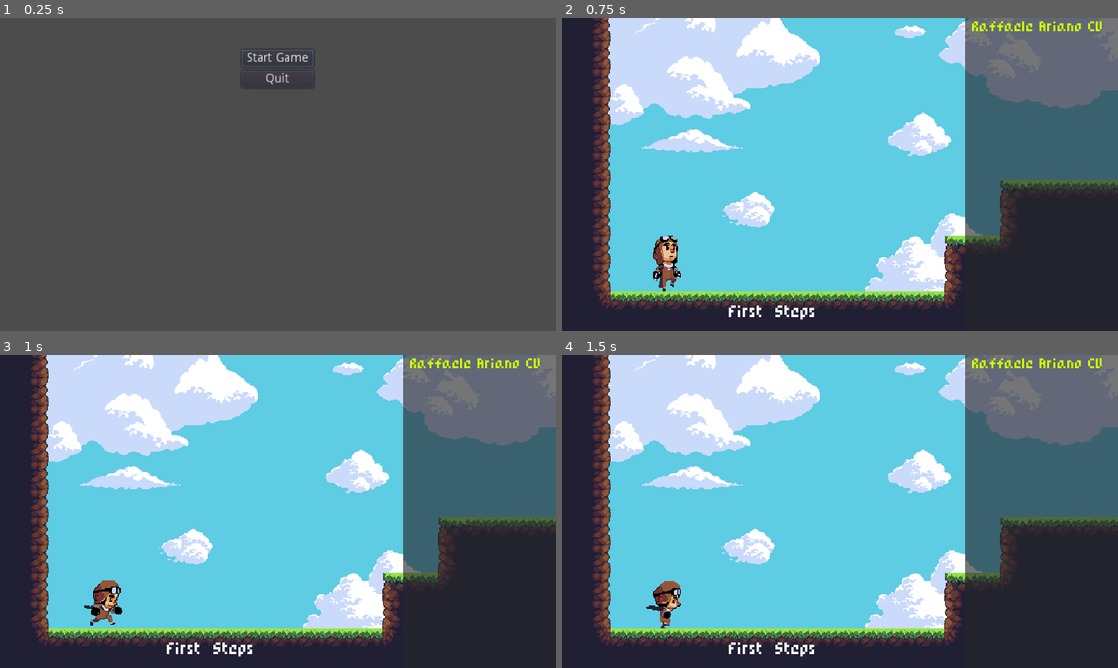
Above: before the commit, frames 1-4 (two rows, left to right).
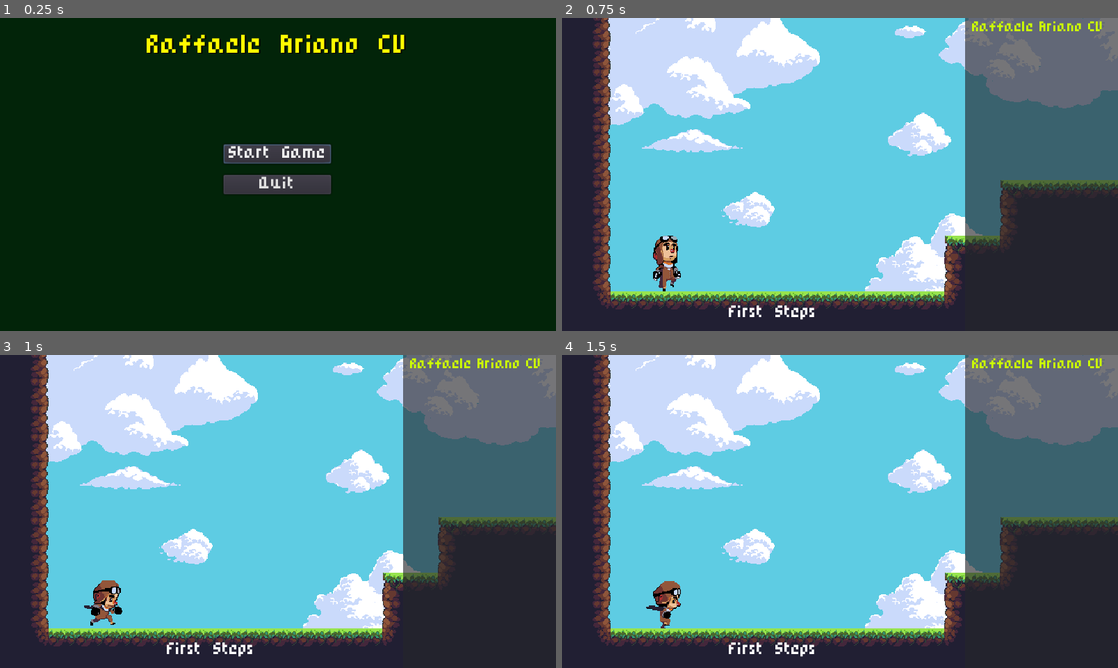
Above: after the commit, the same moments.

Repository: batraffo/cv_godot
Game: Godot game, scene res://ui/StartScreen.tscn
Same seed, same stepped clock (60 frames per second), same inputs: the game is played once before the commit and once after it. Sound files missing from this copy of the repository are replaced by a short silence.
Inputs:
- Up to frame 1 (0.25 s): no input
- Up to frame 2 (0.75 s): click "Start Game" at 0.5 s
- Up to frame 3 (1 s): no input
- Up to frame 4 (1.5 s): tap Enter at 1.25 s; hold Right (ui_right) from 1.28 s (still down); hold Space (hadoken) from 1.28 s (still down)

The runs differ from the first frame. In frame 1, 98% of the frame differs, in the area x 0-100%, y 0-100%; in frame 2, nothing differs; in frame 3, nothing differs; in frame 4, nothing differs.

Commit message:
all ready, only waiting for the sprites

Diff:
--- a/ui/Credits.gd
+++ b/ui/Credits.gd
@@ -48,7 +48,7 @@
 			$AnimationPlayer.play("Credits")
 		3:
 			$HBoxContainer/Panel/VBoxContainer/What.text="Special Thanks"
-			$HBoxContainer/Panel/VBoxContainer/Who.text="Open"
+			$HBoxContainer/Panel/VBoxContainer/Who.text="Open Pixel Project\ndogchiken - opengameart.org"
 			$AnimationPlayer.play("Credits")
 		CREDIT_SCENE_MAX:
 			$HBoxContainer/Panel/VBoxContainer/What.add_color_override("font_color", Color( 0.5, 1, 0, 1 ))
--- a/ui/Credits.tscn
+++ b/ui/Credits.tscn
@@ -14,7 +14,7 @@
 
 [sub_resource type="Animation" id=3]
 resource_name = "Credits"
-length = 5.5
+length = 6.0
 tracks/0/type = "value"
 tracks/0/path = NodePath("HBoxContainer/Panel/VBoxContainer:modulate")
 tracks/0/interp = 1
@@ -22,7 +22,7 @@
 tracks/0/imported = false
 tracks/0/enabled = true
 tracks/0/keys = {
-"times": PoolRealArray( 0, 1, 4, 5 ),
+"times": PoolRealArray( 0, 1, 5, 5.5 ),
 "transitions": PoolRealArray( 1, 1, 1, 1 ),
 "update": 0,
 "values": [ Color( 1, 1, 1, 0 ), Color( 1, 1, 1, 1 ), Color( 1, 1, 1, 1 ), Color( 1, 1, 1, 0 ) ]
--- a/ui/StartScreen.tscn
+++ b/ui/StartScreen.tscn
@@ -1,12 +1,28 @@
-[gd_scene load_steps=2 format=2]
+[gd_scene load_steps=6 format=2]
 
 [ext_resource path="res://StartScreen.gd" type="Script" id=1]
+[ext_resource path="res://assets/PixelRPG.ttf" type="DynamicFontData" id=2]
+
+[sub_resource type="DynamicFont" id=1]
+size = 25
+font_data = ExtResource( 2 )
+
+[sub_resource type="DynamicFont" id=2]
+font_data = ExtResource( 2 )
+
+[sub_resource type="DynamicFont" id=3]
+font_data = ExtResource( 2 )
 
 [node name="StartScreen" type="Node"]
 script = ExtResource( 1 )
 
-[node name="BGGraphics" type="Sprite" parent="."]
-centered = false
+[node name="BGGraphics" type="Panel" parent="."]
+modulate = Color( 0.0705882, 1, 0.215686, 1 )
+anchor_right = 1.0
+anchor_bottom = 1.0
+__meta__ = {
+"_edit_use_anchors_": false
+}
 
 [node name="MarginContainer" type="MarginContainer" parent="."]
 anchor_right = 1.0
@@ -20,31 +36,41 @@
 }
 
 [node name="VBoxContainer" type="VBoxContainer" parent="MarginContainer"]
-margin_left = 278.0
+margin_left = 168.0
 margin_top = 20.0
-margin_right = 361.0
+margin_right = 472.0
 margin_bottom = 340.0
 size_flags_horizontal = 4
-custom_constants/separation = 16
+custom_constants/separation = 100
 
-[node name="Title" type="TextureRect" parent="MarginContainer/VBoxContainer"]
-margin_right = 83.0
+[node name="Title" type="Label" parent="MarginContainer/VBoxContainer"]
+margin_right = 304.0
+margin_bottom = 26.0
+custom_fonts/font = SubResource( 1 )
+custom_colors/font_color = Color( 1, 0.984314, 0, 1 )
+custom_colors/font_color_shadow = Color( 0, 0, 0, 1 )
+text = "Raffaele Ariano CV"
 
 [node name="VBoxContainer" type="VBoxContainer" parent="MarginContainer/VBoxContainer"]
-margin_top = 16.0
-margin_right = 83.0
-margin_bottom = 60.0
+margin_left = 90.0
+margin_top = 126.0
+margin_right = 214.0
+margin_bottom = 185.0
 size_flags_horizontal = 4
+custom_constants/separation = 13
 
 [node name="Start Game" type="Button" parent="MarginContainer/VBoxContainer/VBoxContainer"]
-margin_right = 83.0
-margin_bottom = 20.0
+margin_right = 124.0
+margin_bottom = 23.0
+custom_fonts/font = SubResource( 2 )
+custom_colors/font_color = Color( 1, 1, 1, 1 )
 text = "Start Game"
 
 [node name="Quit" type="Button" parent="MarginContainer/VBoxContainer/VBoxContainer"]
-margin_top = 24.0
-margin_right = 83.0
-margin_bottom = 44.0
+margin_top = 36.0
+margin_right = 124.0
+margin_bottom = 59.0
+custom_fonts/font = SubResource( 3 )
 text = "Quit"
 [connection signal="pressed" from="MarginContainer/VBoxContainer/VBoxContainer/Start Game" to="." method="_on_Start_Game_pressed"]
 [connection signal="pressed" from="MarginContainer/VBoxContainer/VBoxContainer/Quit" to="." method="_on_Quit_pressed"]
